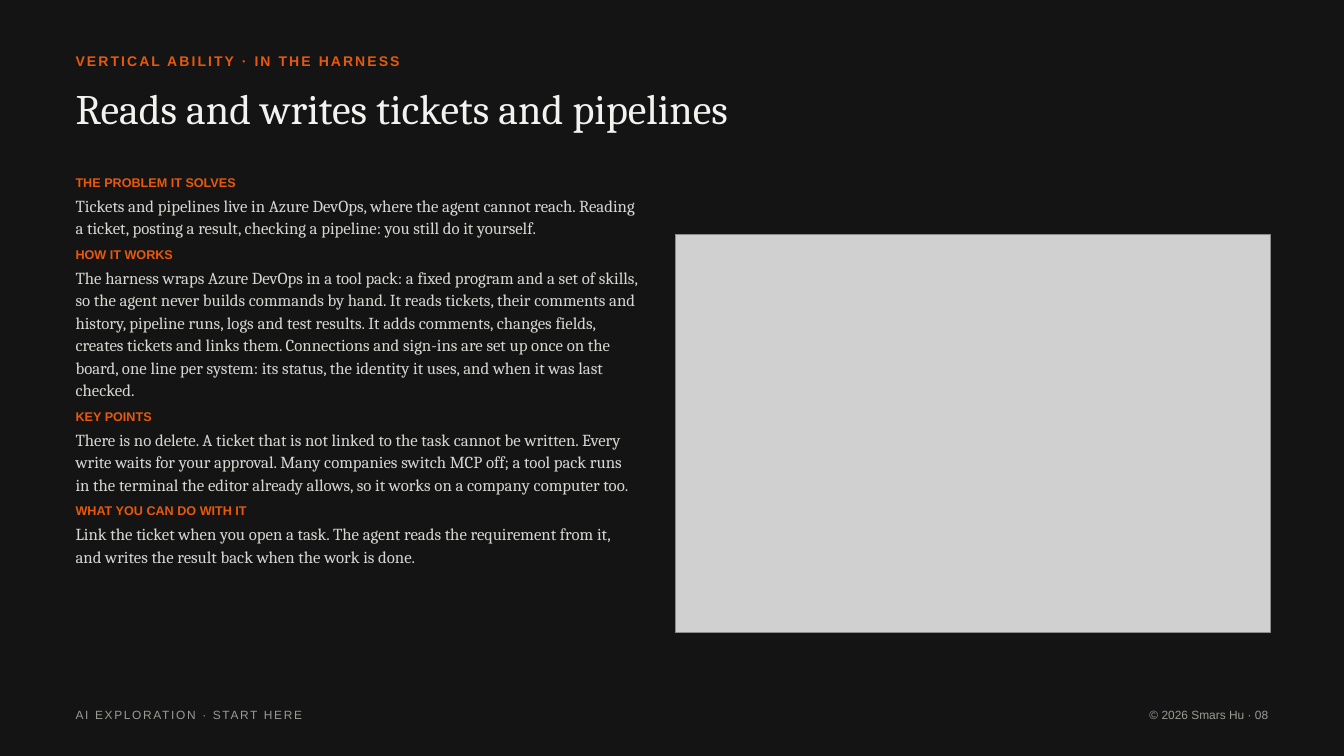
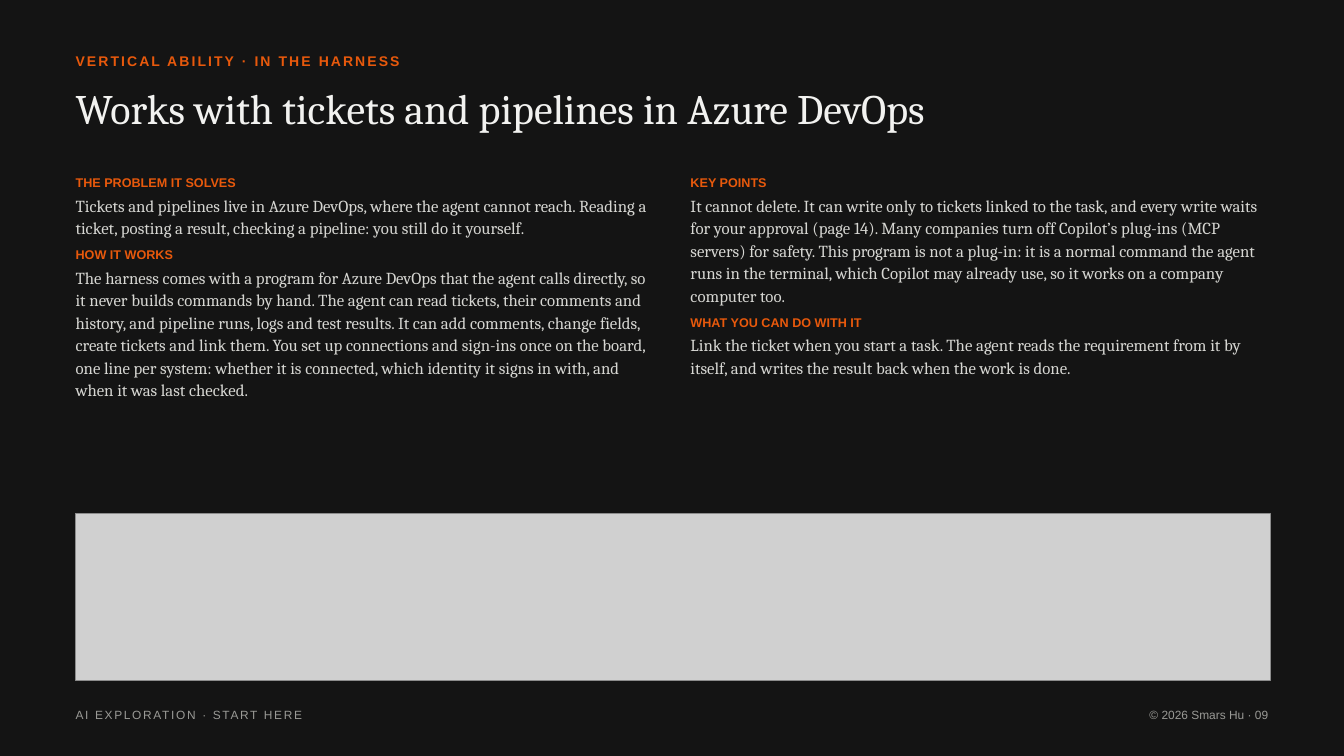
Before and after one commit to Smars-Bin-Hu/ai-exploration, a slide deck: slide 9 of Start Here/Start Here.pptx (slide 8 before the commit). Drawn at 1344x756 pixels with LibreOffice and Linux fonts; fonts in the diff are those of the drawing; grey boxes stand for pictures. Boxes give left, top, right and bottom in pixels: in the first picture for what was removed or moved away, otherwise in the second. Text is boxed around its words. In the diff, an @@ line names an element or a change of style, - is before the commit and + after.

```diff
--- a/Start Here/Start Here.pptx
+++ b/Start Here/Start Here.pptx
@@ text at bbox=[76, 95, 925, 133]: text changed @@
-Reads and writes tickets and pipelines
+Works with tickets and pipelines in Azure DevOps
@@ text added at bbox=[690, 178, 1257, 376], 12 pt, text #D6D6D2 @@
+KEY POINTS
+It cannot delete. It can write only to tickets linked to the task, and every write waits for your approval (page 14). Many companies turn off Copilot’s plug-ins (MCP servers) for safety. This program is not a plug-in: it is a normal command the agent runs in the terminal, which Copilot may already use, so it works on a company computer too.
+WHAT YOU CAN DO WITH IT
+Link the ticket when you start a task. The agent reads the requirement from it by itself, and writes the result back when the work is done.
@@ picture removed at bbox=[676, 234, 1270, 632] @@
@@ text at bbox=[76, 272, 646, 396]: text changed @@
-The harness wraps Azure DevOps in a tool pack: a fixed program and a set of skills, so the agent never builds commands by hand. It reads tickets, their comments and history, pipeline runs, logs and test results. It adds comments, changes fields, creates tickets and links them. Connections and sign-ins are set up once on the board, one line per system: its status, the identity it uses, and when it was last checked.
-KEY POINTS
-There is no delete. A ticket that is not linked to the task cannot be written. Every write waits for your approval. Many companies switch MCP off; a tool pack runs in the terminal the editor already allows, so it works on a company computer too.
-WHAT YOU CAN DO WITH IT
-Link the ticket when you open a task. The agent reads the requirement from it, and writes the result back when the work is done.
+The harness comes with a program for Azure DevOps that the agent calls directly, so it never builds commands by hand. The agent can read tickets, their comments and history, and pipeline runs, logs and test results. It can add comments, change fields, create tickets and link them. You set up connections and sign-ins once on the board, one line per system: whether it is connected, which identity it signs in with, and when it was last checked.
@@ picture added at bbox=[76, 514, 1270, 682] @@
```
Also in this commit, not shown: 17 other slides changed, 2 slides added, 18 other files.
